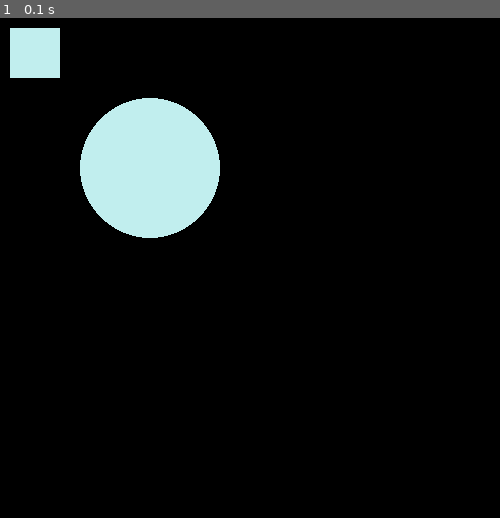
Above: before the commit, frame 1.
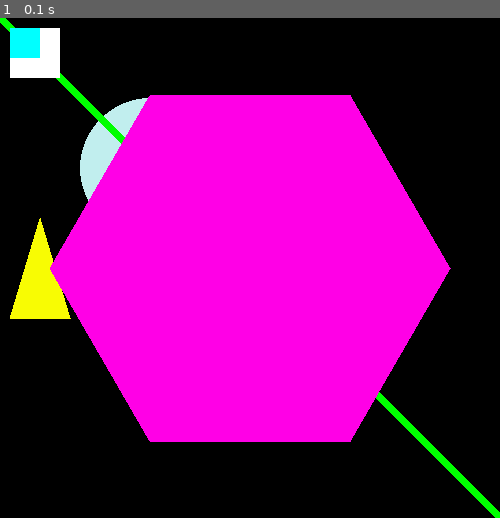
Above: after the commit, the same moment.

Repository: sniffinglue/CodingMinds
Game: pygame game, started from Python3/Xingyi/s02.py
The game is run twice, just before and just after one commit, with the same random seed, the same clock (stepped at 60 frames per second) and the same inputs.
Inputs:
- Up to frame 1 (0.1 s): no input

The runs differ from the first frame. In frame 1, 45% of the frame differs, in the area x 0-100%, y 0-100%.

Commit message:
pushed session 3
session 3 added for christina

Diff:
--- a/Python3/Xingyi/s02.py
+++ b/Python3/Xingyi/s02.py
@@ -22,5 +22,12 @@
   pygame.display.update()
   white_square = pygame.draw.rect(screen, (193, 238, 238), (10, 10, 50, 50))# surface, color, rect dimensions
   white_circle = pygame.draw.circle(screen, (193, 238, 238), (150, 150), 70)# surface, color, rect dimensions
+  green_line = pygame.draw.line(screen, (0, 255, 0), (0, 0), (500, 500), 10) # surface, color, start point, end point, width
+  yellow_triangle = pygame.draw.polygon(screen, (248, 252, 3), [(10, 300), (40, 200), (70, 300) ]) # surface, color, list of points
+  # pink_pentagon = pygame.draw.polygon(screen, (255, 0, 230), [(146, 300), (272, 370), (236, 495), (56, 495), (20, 370)])
+  pink_pentagon = pygame.draw.polygon(screen, (255, 0, 230), [(450,250), (350,423), (150,423), (50,250), (150,77), (350,77)])
 
+
+  white_square = pygame.draw.rect(screen, (255, 255, 255), (10, 10, 50, 50))
+  teal_square = pygame.draw.rect(screen, (0, 255, 255), (10, 10, 30, 30))
   clock.tick(60)
--- /dev/null
+++ b/Python3/Xingyi/s03.py
@@ -0,0 +1,27 @@
+import pygame
+
+pygame.init()
+clock = pygame.time.Clock() # The clock tracks how fast the game is running.
+screen = pygame.display.set_mode((500, 500))
+
+while True:
+  for event in pygame.event.get():
+    if event.type == pygame.QUIT:
+      pygame.quit()
+      quit()
+  keystate = pygame.key.get_pressed()
+  #if up arrow, then draw a red box
+  if keystate[pygame.K_UP]:
+    rectangle = pygame.draw.rect(screen, (0, 255, 0), (390, 10, 100, 50))
+  #if down arrow, then draw a green box
+  elif keystate[pygame.K_DOWN]:
+    rectangle = pygame.draw.rect(screen, (255, 0, 0), (100, 10, 50, 50))
+  #if left arrow, then draw a blue box
+  elif keystate[pygame.K_LEFT]:
+    rectangle = pygame.draw.rect(screen, (0, 0, 255), (300, 200, 70, 50))
+  #if right arrow, then draw a white box
+  elif keystate[pygame.K_RIGHT]:
+    rectangle = pygame.draw.rect(screen, (255, 255, 255), (250, 40, 45, 50))
+  pygame.display.update()
+
+  clock.tick(60)
